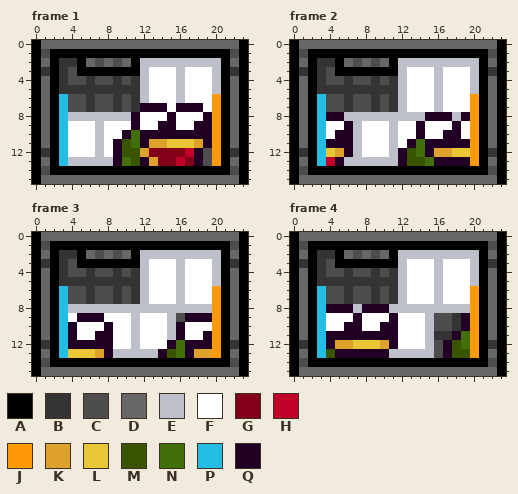
Pixel-art file -- ExternalAssets/Cage3x2.ase. This is how it looked before the edit.
24x16 pixels, 31 frames. Shown: frame 1, frame 2, frame 3, frame 4. The commit also changed other frames, which this record leaves out.
Palette (. is transparent): A #000000  B #343434  C #4d4d4d  D #676767  E #bdc0c9  F #ffffff  G #830019  H #c1002a  J #ff9908  K #dda12c  L #eac737  M #3a5500  N #416f09  P #24bde4  Q #220026
After:
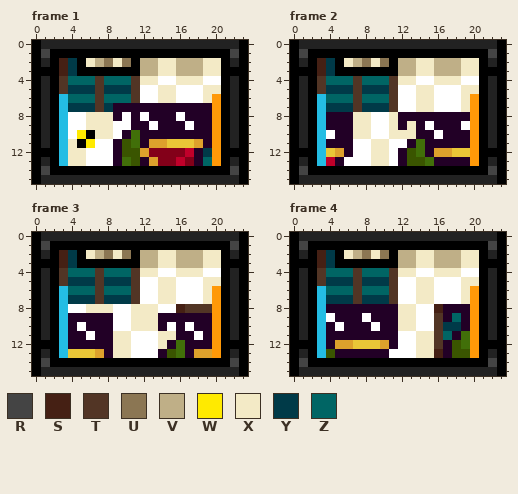
Colours new in this view: R #444444  S #452014  T #523525  U #8b7653  V #bfaf87  W #ffea00  X #f3eac6  Y #003a48  Z #006564
Difference:
layer "BG (Gold)" added
layer "Frog (298)/Pog" now hidden
layer "Gold Frog (361)/Pog" added
layer "Layer 1" removed
@@ palette @@
-D #676767
+D #222222
--- frame 1, layers "Gold Frog (361)/Pog", "BG (Gold)"
@@ x 0..23 @@
  0 ADDDDDDDDDDDDDDDDDDDDDDA
- 1 ACAAAAAAAAAAAAAAAAAAAACA
- 2 ADABBADCDCDAEEEEEEEEEADA
- 3 ABABCAAAAAAAEFFFEFFFEABA
- 4 ADABCCBCCBCBEFFFEFFFEADA
- 5 ADABBBBBBBBBEFFFEFFFEADA
- 6 ADAPCCBCCBCBEFFFEFFFJADA
- 7 ADAPCCBCCBCBQQQFQQQFJADA
- 8 ADAPEEEEEEEQFFFQFFFQJADA
- 9 ADAPFFFEFFFQFFQQFFQQJADA
-10 ADAPFFFEFFQNQQQQQQQQJADA
-11 ADAPFFFEFQMNQKKLLLKQJADA
-12 ABAPFFFEFQMMKGGGGHQCJABA
-13 ADAPEEEEEQNMQKGGHGQCJADA
-14 ACAAAAAAAAAAAAAAAAAAAACA
+ 1 ARAAAAAAAAAAAAAAAAAAAARA
+ 2 ADASYAXVUXUAVVXXVVVXXADA
+ 3 AAASYAAAAAAAVVXXVVVXXAAA
+ 4 ADATZZZTZZZTXXFFXXXFFADA
+ 5 ADATYYYTYYYTFFXXFFFXXADA
+ 6 ADAPZZZTZZZTFFXXFFFXJADA
+ 7 ADAPYYYTYQQQQQQQQQQQJADA
+ 8 ADAPFFXXXQFQFQQQFQQQJADA
+ 9 ADAPFFXXXFFQQFQQQFQQJADA
+10 ADAPFWAXXFQNQQQQQQQQJADA
+11 ADAPXAWFFQMNQKKLLLKQJADA
+12 AAAPXXFFFQMMKGGGGHQYJAAA
+13 ADAPXXFFFQNMQKGGHGQZJADA
+14 ARAAAAAAAAAAAAAAAAAAAARA
 15 ADDDDDDDDDDDDDDDDDDDDDDA
--- frame 2, layers "Gold Frog (361)/Pog", "BG (Gold)"
@@ x 0..23 @@
  0 ADDDDDDDDDDDDDDDDDDDDDDA
- 1 ACAAAAAAAAAAAAAAAAAAAACA
- 2 ADABBADCDCDAEEEEEEEEEADA
- 3 ABABCAAAAAAAEFFFEFFFEABA
- 4 ADABCCBCCBCBEFFFEFFFEADA
- 5 ADABBBBBBBBBEFFFEFFFEADA
- 6 ADAPCCBCCBCBEFFFEFFFJADA
- 7 ADAPCCBCCBCBEFFFEFFFJADA
- 8 ADAPQQEEEEEEEEEQQQEQJADA
- 9 ADAPFFQEFFFEFFQFFFQFJADA
-10 ADAPFQQEFFFEFFQFFQQFJADA
-11 ADAPQQQEFFFEFQNQQQQQJADA
-12 ABAPLKQEFFFEQMNQKKLLJABA
-13 ADAPHQEEEEEEQMMNQQQQJADA
-14 ACAAAAAAAAAAAAAAAAAAAACA
+ 1 ARAAAAAAAAAAAAAAAAAAAARA
+ 2 ADASYAXVUXUAVVXXVVVXXADA
+ 3 AAASYAAAAAAAVVXXVVVXXAAA
+ 4 ADATZZZTZZZTXXFFXXXFFADA
+ 5 ADATYYYTYYYTFFXXFFFXXADA
+ 6 ADAPZZZTZZZTFFXXFFFXJADA
+ 7 ADAPYYYTYYYTFFXXFFFXJADA
+ 8 ADAPQQQXXFFXQQQQQQQQJADA
+ 9 ADAPQQQXXFFXQXQFQQQFJADA
+10 ADAPFQQXXFFXXXQQFQQQJADA
+11 ADAPQQQFFXXFFQNQQQQQJADA
+12 AAAPLKQFFXXFQMNQKKLLJAAA
+13 ADAPHQFFFXXFQMMNQQQQJADA
+14 ARAAAAAAAAAAAAAAAAAAAARA
 15 ADDDDDDDDDDDDDDDDDDDDDDA
--- frame 3, layers "Gold Frog (361)/Pog", "BG (Gold)"
@@ x 0..23 @@
  0 ADDDDDDDDDDDDDDDDDDDDDDA
- 1 ACAAAAAAAAAAAAAAAAAAAACA
- 2 ADABBADCDCDAEEEEEEEEEADA
- 3 ABABCAAAAAAAEFFFEFFFEABA
- 4 ADABCCBCCBCBEFFFEFFFEADA
- 5 ADABBBBBBBBBEFFFEFFFEADA
- 6 ADAPCCBCCBCBEFFFEFFFJADA
- 7 ADAPCCBCCBCBEFFFEFFFJADA
- 8 ADAPEEEEEEEEEEEEEEEEJADA
- 9 ADAPFQQQFFFEFFFECQQQJADA
-10 ADAPQFFFQFFEFFFEQFFFJADA
-11 ADAPQFFQQFFEFFFEQFFQJADA
-12 ABAPQQQQQFFEFFFQNQQQJABA
-13 ADAPLLLKQEEEEEQMNQKKJADA
-14 ACAAAAAAAAAAAAAAAAAAAACA
+ 1 ARAAAAAAAAAAAAAAAAAAAARA
+ 2 ADASYAXVUXUAVVXXVVVXXADA
+ 3 AAASYAAAAAAAVVXXVVVXXAAA
+ 4 ADATZZZTZZZTXXFFXXXFFADA
+ 5 ADATYYYTYYYTFFXXFFFXXADA
+ 6 ADAPZZZTZZZTFFXXFFFXJADA
+ 7 ADAPYYYTYYYTFFXXFFFXJADA
+ 8 ADAPFFXXXFFXXXFFSTTTJADA
+ 9 ADAPQQQQQFFXXXQQQQQQJADA
+10 ADAPQFQQQFFXXXQFQFQQJADA
+11 ADAPQQFQQXXFFFXXQQFQJADA
+12 AAAPQQQQQXXFFFXQNQQQJAAA
+13 ADAPLLLKQXXFFFQMNQKKJADA
+14 ARAAAAAAAAAAAAAAAAAAAARA
 15 ADDDDDDDDDDDDDDDDDDDDDDA
--- frame 4, layers "Gold Frog (361)/Pog", "BG (Gold)"
@@ x 0..23 @@
  0 ADDDDDDDDDDDDDDDDDDDDDDA
- 1 ACAAAAAAAAAAAAAAAAAAAACA
- 2 ADABBADCDCDAEEEEEEEEEADA
- 3 ABABCAAAAAAAEFFFEFFFEABA
- 4 ADABCCBCCBCBEFFFEFFFEADA
- 5 ADABBBBBBBBBEFFFEFFFEADA
- 6 ADAPCCBCCBCBEFFFEFFFJADA
- 7 ADAPCCBCCBCBEFFFEFFFJADA
- 8 ADAPQQQEQQQEEEEEEEEEJADA
- 9 ADAPFFFQFFFQFFFECCBQJADA
-10 ADAPFFQQFFQQFFFECCBQJADA
-11 ADAPQQQQQQQQFFFEBBQNJADA
-12 ABAPQKKLLLKQFFFECQMNJABA
-13 ADAPMQQQQQQEEEEECQMMJADA
-14 ACAAAAAAAAAAAAAAAAAAAACA
+ 1 ARAAAAAAAAAAAAAAAAAAAARA
+ 2 ADASYAXVUXUAVVXXVVVXXADA
+ 3 AAASYAAAAAAAVVXXVVVXXAAA
+ 4 ADATZZZTZZZTXXFFXXXFFADA
+ 5 ADATYYYTYYYTFFXXFFFXXADA
+ 6 ADAPZZZTZZZTFFXXFFFXJADA
+ 7 ADAPYYYTYYYTFFXXFFFXJADA
+ 8 ADAPQQQQQQQQXXFFSQQQJADA
+ 9 ADAPFQQQFQQQXXFFTQZQJADA
+10 ADAPQFQQQFQQXXFFTYYQJADA
+11 ADAPQQQQQQQQFFXXTZQNJADA
+12 AAAPQKKLLLKQFFXXTQMNJAAA
+13 ADAPMQQQQQQFFFXXSQMMJADA
+14 ARAAAAAAAAAAAAAAAAAAAARA
 15 ADDDDDDDDDDDDDDDDDDDDDDA
Where, in picture pixels (left, top, right, bottom), the same in both pictures:
changed: (41, 40, 239, 184)
changed: (299, 40, 497, 184)
changed: (41, 232, 239, 376)
changed: (299, 232, 497, 376)
